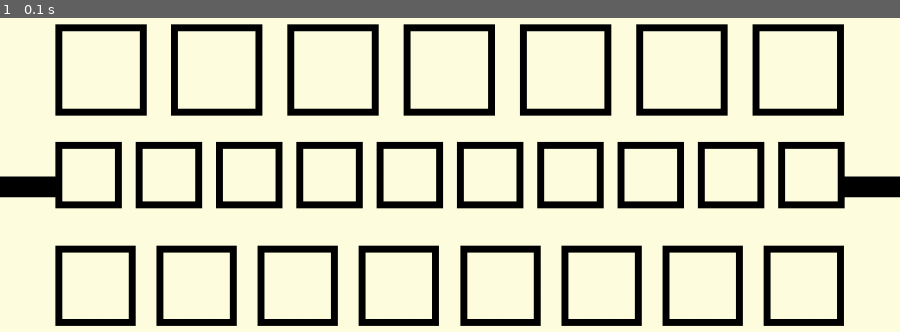
Above: before the commit, frame 1.
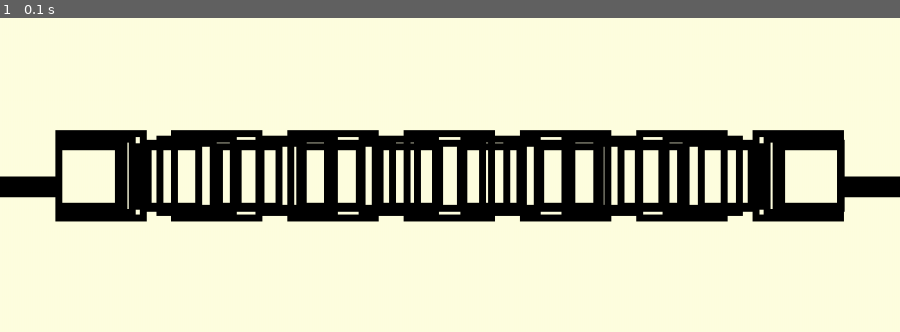
Above: after the commit, the same moment.

Repository: JangHun-00/Algorithm_PyGame
Game: pygame game, started from show_pixel.py
Same seed, same stepped clock (60 frames per second), same inputs: the game is played once before the commit and once after it.
Inputs:
- Up to frame 1 (0.1 s): no input

The runs differ from the first frame. In frame 1, 26% of the frame differs, in the area x 6-94%, y 1-99%.

Commit message:
proper block size per length finish

Diff:
--- a/Algorithm_PyGame.py
+++ b/Algorithm_PyGame.py
@@ -3,6 +3,49 @@
 import random
 
 pygame.init()
+
+BLACK = (0, 0, 0)
+WHITE = (255, 255, 255)
+BLUE = (0, 0, 255)
+GREEN = (0, 255, 0)
+RED = (255, 0, 0)
+YELLOW_BRIGHT = (255, 255, 224)
+
+Dark = {
+    RED: (200, 0, 0),
+    GREEN: (0, 200, 0),
+    BLUE: (0, 0, 200),
+}
+
+size = (1300, 600)
+screen = pygame.display.set_mode(size)
+
+game_name = pygame.display.set_caption("Learning Algorithm")
+
+clock = pygame.time.Clock()
+
+def drawObject(obj, x, y):
+    global screen
+    screen.blit(obj, (x, y))
+
+
+def writeText(text, x, y, font, size, color=(0, 0, 0)):
+    if font == 'D2':
+        textfont = pygame.font.Font('D2CodingBold-Ver1.3.2-20180524.ttf', size)
+    elif font == '도현':
+        textfont = pygame.font.Font('배달의민족_도현.ttf', size)
+
+    text = textfont.render("{}".format(text), True, color)
+    drawObject(text, x, y)
+
+
+def createButton(color, x, y, width, height, line=0):
+    global screen
+    pygame.draw.rect(screen, Dark[color], (x, y, width, height), line)
+    mouse = pygame.mouse.get_pos()
+    if (x < mouse[0] < x+width) and (y < mouse[1] < y + height):
+        pygame.draw.rect(screen, color, (x, y, width, height), line)
+
 
 class Block:
     def __init__(self, num):
@@ -39,66 +82,57 @@
             return False
 
     def __ne__(self, other):
-        if self.num != other.num
+        if self.num != other.num:
             return True
         else:
             return False
 
-    def draw(self, color=BLACK, index, total_length):
+    def draw(self, index, total_length, color=BLACK):
         global size
-        # 앞 뒤로 80px 남기고, 칸 별로 최소 간격 20px
+        # 앞 뒤로 80px 남기기
         # 계산 공식: (1140 - (간격 * (칸 개수 -1))) / 칸 개수 == 칸의 크기
-        # 10개 일 때, 칸: 96px, 간격: 20px
-        # 9개 일 때, 칸: 104.5px, 간격: 25px
-        # 8개 일 때, 칸:
-        position = (80, size[0]-80, (size[1] / 2) - (rect_size / 2))
-        pygame.
+        # 10개 일 때, 칸: 96px, 간격: 20px, 시작 y: 252px
+        # 9개 일 때, 칸: 104.5px, 간격: 25px, 시작 y: 247.75px
+        # 8개 일 때, 칸: 116.25px, 간격: 30px, 시작 y: 241.875px
+        # 7개 일 때, 칸: 132.85px, 간격: 35px, 시작 y: 233.575px
+
+        # 앞 뒤로 150px 남기기
+        # 계산 공식: (1000 - (간격 * (칸 개수 -1))) / 칸 개수 == 칸의 크기
+        # 6개 일 때, 칸: 137.5px, 간격: 35px, 시작 y: 231.25px
+        # 5개 일 때, 칸: 148px, 간격: 65px, 시작 y: 226px
+
+        # 앞 뒤로 200px 남기기
+        # 계산 공식: (900 - (간격 * (칸 개수 -1))) / 칸 개수 == 칸의 크기
+        # 4개 일 때, 칸: 150px, 간격: 100px, 시작 y: 225px
+
+        # 앞 뒤로 300px 남기기
+        # 계산 공식: (700 - (간격 * (칸 개수 -1))) / 칸 개수 == 칸의 크기
+        # 3개 일 때, 칸: 150px, 간격: 125px, 시작 y: 225px
 
 
-def drawObject(obj, x, y):
-    global screen
-    screen.blit(obj, (x, y))
+def select_length():
+    while True:
+        clock.tick(30)
+        screen.fill(YELLOW_BRIGHT)
 
+        for event in pygame.event.get():
+            if event.type == pygame.QUIT:
+                pygame.quit()
+                sys.exit()
 
-def writeText(text, x, y):
-    textfont = pygame.font.Font('D2CodingBold-Ver1.3.2-20180524.ttf', 15)
-    text = textfont.render("{}".format(text), True, (0, 0, 0))
-    drawObject(text, x, y)
+        pygame.display.update()
 
-
-def createButton(color, x, y, width, height, line=0):
-    global screen
-    pygame.draw.rect(screen, Dark[color], (x, y, width, height), line)
-    mouse = pygame.mouse.get_pos()
-    if (x < mouse[0] < x+width) and (y < mouse[1] < y + height):
-        pygame.draw.rect(screen, color, (x, y, width, height), line)
-
-
-BLACK = (0, 0, 0)
-WHITE = (255, 255, 255)
-BLUE = (0, 0, 255)
-GREEN = (0, 255, 0)
-RED = (255, 0, 0)
-YELLOW_BRIGHT = (255, 255, 224)
-
-Dark = {
-    RED: (200, 0, 0),
-    GREEN: (0, 200, 0),
-    BLUE: (0, 0, 200),
-}
-
-size = (1300, 600)
-screen = pygame.display.set_mode(size)
-
-game_name = pygame.display.set_caption("Learning Algorithm")
-
-clock = pygame.time.Clock()
 
 while True:
     clock.tick(30)
-    screen.fill(WHITE)
+    screen.fill(YELLOW_BRIGHT)
 
     for event in pygame.event.get():
         if event.type == pygame.QUIT:
             pygame.quit()
             sys.exit()
+
+
+
+    pygame.display.update()
+pygame.quit()
--- a/show_pixel.py
+++ b/show_pixel.py
@@ -25,11 +25,13 @@
     pygame.draw.rect(screen, BLACK, (0, 300, 80, 30))
     pygame.draw.rect(screen, BLACK, (1220, 300, 80, 30))
     for i in range(10):
-        pygame.draw.rect(screen, BLACK, (80+i*116, 250, 96, 96), 10)
+        pygame.draw.rect(screen, BLACK, (80+i*116, 252, 96, 96), 10)
+    for j in range(9):
+        pygame.draw.rect(screen, BLACK, (80+j*129.5, 247.75, 104.5, 104.5), 10)
     for k in range(8):
-        pygame.draw.rect(screen, BLACK, (80+k*146.25, 400, 116.25, 116.25), 10)
+        pygame.draw.rect(screen, BLACK, (80+k*146.25, 241.875, 116.25, 116.25), 10)
     for k in range(7):
-        pygame.draw.rect(screen, BLACK, (80+k*167.85, 80, 132.85, 132.85), 10)
+        pygame.draw.rect(screen, BLACK, (80+k*167.85, 233.575, 132.85, 132.85), 10)
     pygame.display.update()
 
 pygame.quit()
--- a/show_pixel2.py
+++ b/show_pixel2.py
@@ -25,9 +25,9 @@
     pygame.draw.rect(screen, BLACK, (0, 300, 150, 30))
     pygame.draw.rect(screen, BLACK, (1150, 300, 150, 30))
     for i in range(6):
-        pygame.draw.rect(screen, BLACK, (150 + i * 172.5, 400, 137.5, 137.5), 10)
+        pygame.draw.rect(screen, BLACK, (150 + i * 172.5, 231.25, 137.5, 137.5), 10)
     for k in range(5):
-        pygame.draw.rect(screen, BLACK, (150 + k * 210, 200, 160, 160), 10)
+        pygame.draw.rect(screen, BLACK, (150 + k * 213, 226, 148, 148), 10)
 
     pygame.display.update()
 
--- /dev/null
+++ b/show_pixel3.py
@@ -0,0 +1,32 @@
+import pygame
+import sys
+
+pygame.init()
+
+BLACK = (0, 0, 0)
+WHITE = (255, 255, 255)
+YELLOW_BRIGHT = (255, 255, 224)
+
+size = (1300, 600)
+screen = pygame.display.set_mode(size)
+
+game_name = pygame.display.set_caption("Show pixel")
+clock = pygame.time.Clock()
+
+while True:
+    clock.tick(30)
+    screen.fill(YELLOW_BRIGHT)
+
+    for event in pygame.event.get():
+        if event.type == pygame.QUIT:
+            pygame.quit()
+            sys.exit()
+
+    pygame.draw.rect(screen, BLACK, (0, 300, 200, 30))
+    pygame.draw.rect(screen, BLACK, (1100, 300, 200, 30))
+    for i in range(4):
+        pygame.draw.rect(screen, BLACK, (200 + i * 247.5, 225, 157.5, 157.5), 10)
+
+    pygame.display.update()
+
+pygame.quit()
--- /dev/null
+++ b/show_pixel4.py
@@ -0,0 +1,32 @@
+import pygame
+import sys
+
+pygame.init()
+
+BLACK = (0, 0, 0)
+WHITE = (255, 255, 255)
+YELLOW_BRIGHT = (255, 255, 224)
+
+size = (1300, 600)
+screen = pygame.display.set_mode(size)
+
+game_name = pygame.display.set_caption("Show pixel")
+clock = pygame.time.Clock()
+
+while True:
+    clock.tick(30)
+    screen.fill(YELLOW_BRIGHT)
+
+    for event in pygame.event.get():
+        if event.type == pygame.QUIT:
+            pygame.quit()
+            sys.exit()
+
+    pygame.draw.rect(screen, BLACK, (0, 300, 300, 30))
+    pygame.draw.rect(screen, BLACK, (1000, 300, 300, 30))
+    for i in range(3):
+        pygame.draw.rect(screen, BLACK, (300 + i * 275, 225, 150, 150), 10)
+
+    pygame.display.update()
+
+pygame.quit()
--- a/칸 개수.py
+++ b/칸 개수.py
@@ -1,16 +1,28 @@
 # 시작 y값: 300 - (칸 크기 / 2)
+def start_y(size):
+    return 300 - (size/2)
+
+print(start_y(150))
 
 # 앞 뒤로 80px 남기기
 # 계산 공식: (1140 - (간격 * (칸 개수 -1))) / 칸 개수 == 칸의 크기
-# 10개 일 때, 칸: 96px, 간격: 20px, 시작 y:
-# 9개 일 때, 칸: 104.5px, 간격: 25px
-# 8개 일 때, 칸: 116.25px, 간격: 30px
-# 7개 일 때, 칸: 132.85px, 간격: 35px
+# 10개 일 때, 칸: 96px, 간격: 20px, 시작 y: 252px
+# 9개 일 때, 칸: 104.5px, 간격: 25px, 시작 y: 247.75px
+# 8개 일 때, 칸: 116.25px, 간격: 30px, 시작 y: 241.875px
+# 7개 일 때, 칸: 132.85px, 간격: 35px, 시작 y: 233.575px
 
 # 앞 뒤로 150px 남기기
 # 계산 공식: (1000 - (간격 * (칸 개수 -1))) / 칸 개수 == 칸의 크기
-# 6개 일 때, 칸: 137.5px, 간격: 35px
-# 5개 일 때, 칸: 160px, 간격: 50px
+# 6개 일 때, 칸: 137.5px, 간격: 35px, 시작 y: 231.25px
+# 5개 일 때, 칸: 148px, 간격: 65px, 시작 y: 226px
+
+# 앞 뒤로 200px 남기기
+# 계산 공식: (900 - (간격 * (칸 개수 -1))) / 칸 개수 == 칸의 크기
+# 4개 일 때, 칸: 150px, 간격: 100px, 시작 y: 225px
+
+# 앞 뒤로 300px 남기기
+# 계산 공식: (700 - (간격 * (칸 개수 -1))) / 칸 개수 == 칸의 크기
+# 3개 일 때, 칸: 150px, 간격: 125px, 시작 y: 225px
 
 
 def solve1(length, blank):
@@ -19,10 +31,16 @@
 def solve2(length, blank):
     return (1000 - (blank * (length - 1))) / length
 
-def start_y(size):
-    return 300 - (size/2)
+def solve3(length, blank):
+    return (900 - (blank * (length - 1))) / length
+
+def solve4(length, blank):
+    return (700 - (blank * (length - 1))) / length
+
+
 
 
 # print(solve1(7, 35))
-print(solve2(5, 50))
-print(start_y(168))
+# print(solve2(5, 65))
+# print(solve3(4, 100))
+# print(solve4(3, 125))
Binary file added: 배달의민족_도현.ttf
Not shown, added: D2CodingBold-Ver1.3.2-20180524.ttf
